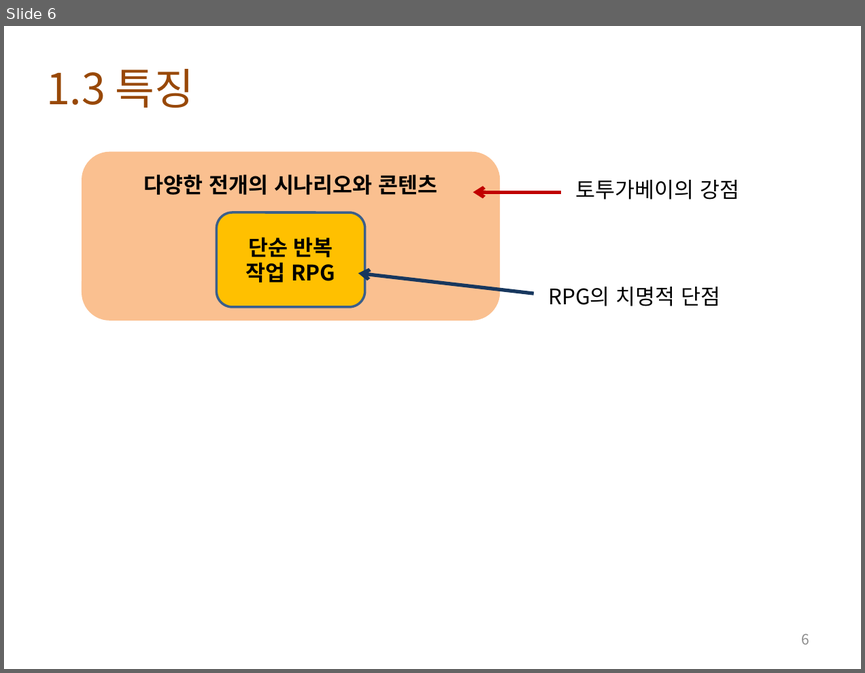
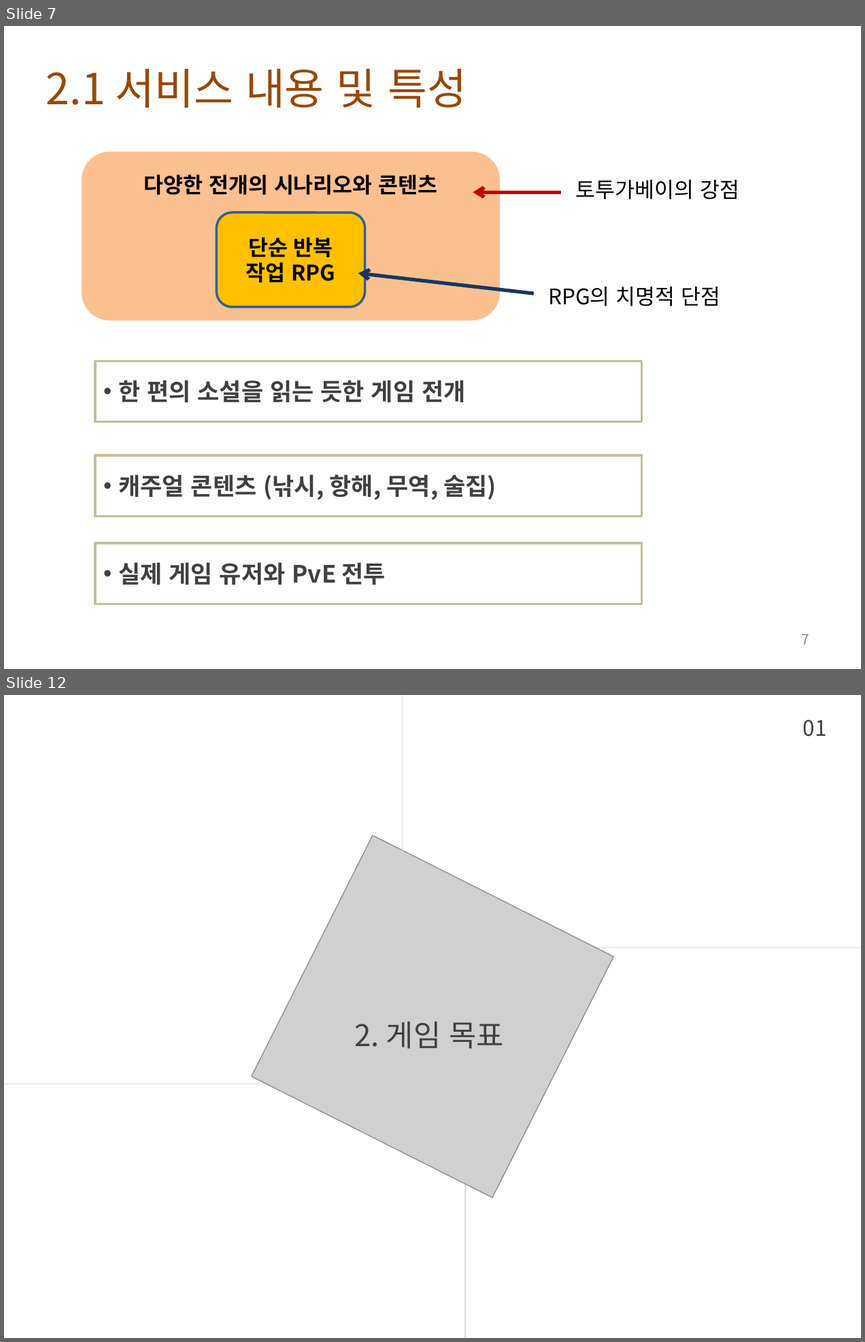
Before and after one commit to lge920904/planning_contest, a slide deck: tortuga bay 1.pptx. Shown one above the other, each under a label of ours: slide 6 before the commit, slides 7 and 12 after it; the slides between them are not shown. The pictures are 865x673 and 865x1342 pixels, drawn with LibreOffice and Linux fonts; fonts in the diff are those of the drawing; grey boxes stand for pictures; background and template pictures are left out. Boxes give left, top, right and bottom in pixels: in the first picture for what was removed or moved away, otherwise in the second. Text is boxed around its words. In the diff, an @@ line names an element or a change of style, - is before the commit and + after.

```diff
--- a/tortuga bay 1.pptx
+++ b/tortuga bay 1.pptx
@@ slide 12 added at bbox=[4, 695, 861, 1338], background picture (left out) @@
@@ group added at bbox=[4, 695, 861, 1338]: 4 lines, 2 texts, 1 picture @@
+2. 게임 목표
+01
@@ what was slide 6 is now slide 7 @@
@@ slide 7 changed as well @@
@@ text at bbox=[46, 69, 466, 108]: text changed @@
-1.3 특징
+2.1 서비스 내용 및 특성
@@ rectangle added at bbox=[95, 361, 641, 422], outline #C4BD97 2 pt, 20 pt, text #404040, bold @@
+• 한 편의 소설을 읽는 듯한 게임 전개
@@ rectangle added at bbox=[95, 455, 641, 516], outline #C4BD97 2 pt, 20 pt, text #404040, bold @@
+• 캐주얼 콘텐츠 (낚시, 항해, 무역, 술집)
@@ rectangle added at bbox=[95, 543, 641, 603], outline #C4BD97 2 pt, 20 pt, text #404040, bold @@
+• 실제 게임 유저와 PvE 전투
@@ page number at bbox=[802, 633, 810, 644]: text changed @@
-6
+7
```
Also in this commit, not shown: 4 other slides changed, 12 other slides added, 1 slide removed, 2 other files.
